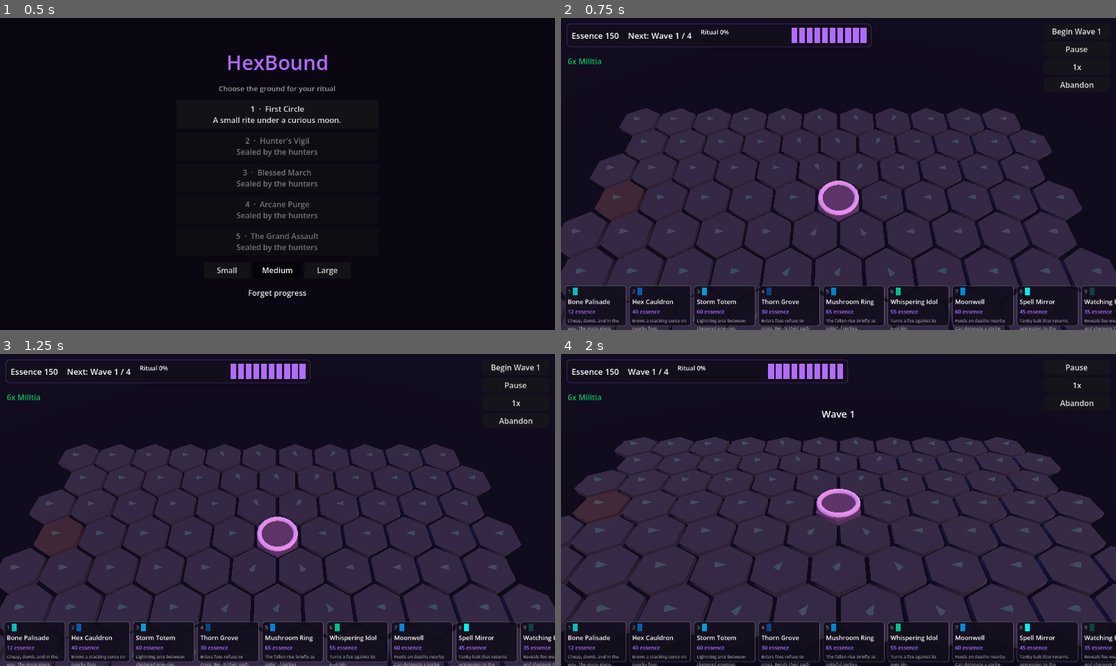
Above: before the commit, frames 1-4 (two rows, left to right).
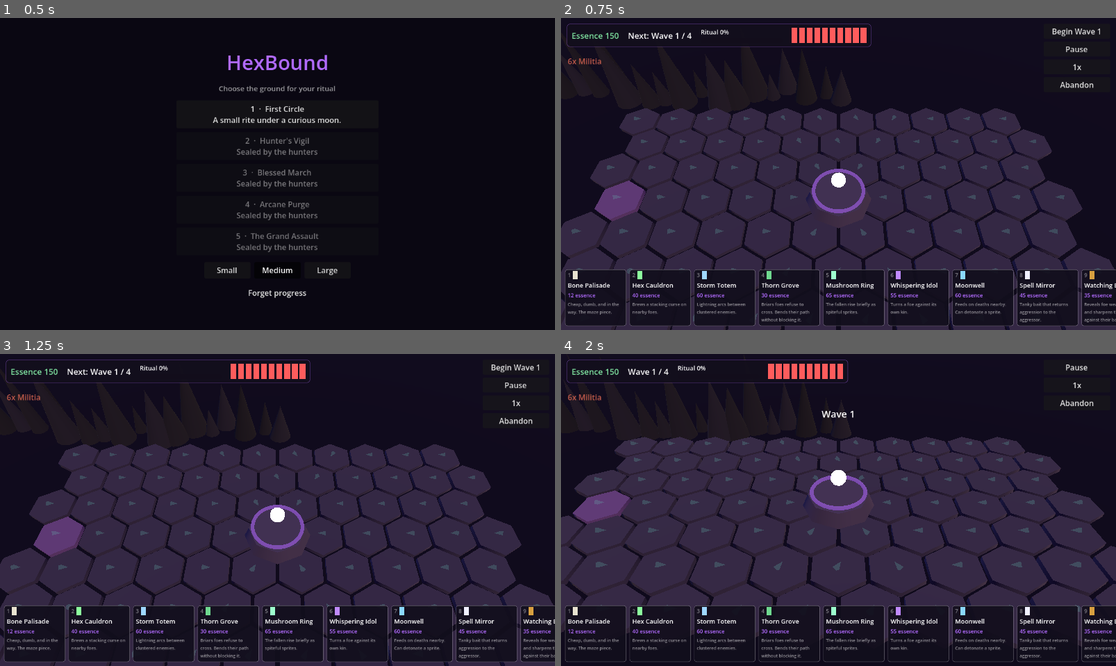
Above: after the commit, the same moments.

Repository: HaydenMay/HexBound
Game: Godot game, scene res://scenes/main.tscn
Same seed, same stepped clock (60 frames per second), same inputs: the game is played once before the commit and once after it.
Inputs:
- Up to frame 1 (0.5 s): no input
- Up to frame 2 (0.75 s): click "1 · First Circle A small rite…" at 0.5 s
- Up to frame 3 (1.25 s): no input
- Up to frame 4 (2 s): click "Begin Wave 1" at 1.25 s

Frame 1 is identical in both runs. In frame 2, 10% of the frame differs, in the area x 0-100%, y 3-100%; in frame 3, 10%; in frame 4, 10%.

Commit message:
godot 21: parity sweep - ridge to far edge (was blocking field), ts-parity ritual pedestal/ring/orb w/ progress scale + bob, tile state tinting (structure/penalty/entrance) on fieldChanged, emissive grove briars, red stability pips, green essence, def-color bitshift fix, taller palette cards, narrow-viewport controls row; desktop+mobile shots vs baseline in docs/screenshots

Diff:
--- a/godot/scripts/render/battle_view.gd
+++ b/godot/scripts/render/battle_view.gd
@@ -16,10 +16,13 @@
 var pending_hex = null
 var hover_hex = null
 var has_hover := false
-var ritual_node: MeshInstance3D
+var ritual_node: Node3D
+var ritual_orb: MeshInstance3D
+var _ritual_ring_mat: StandardMaterial3D
 var ritual_flash := 0.0
 var time := 0.0
 
+var _tiles := {}
 var _tiles_root: Node3D
 var _towers := {}
 var _enemies := {}
@@ -40,6 +43,7 @@
 
 func _on_field_changed(_p = null) -> void:
 	_rebuild_arrows()
+	_rebuild_tile_colors()
 
 
 func setup(config: Dictionary) -> void:
@@ -123,8 +127,6 @@
 func _build_field(config: Dictionary) -> void:
 	var cols := int(config["cols"])
 	var rows := int(config["rows"])
-	var entrance: Dictionary = config["entrance"]
-	var ritual: Dictionary = config["ritual"]
 	var tile := CylinderMesh.new()
 	tile.top_radius = 0.92
 	tile.bottom_radius = 0.92
@@ -137,39 +139,89 @@
 			var t := MeshInstance3D.new()
 			t.mesh = tile
 			var m := StandardMaterial3D.new()
-			var base := Color(0.17, 0.14, 0.26)
-			if HexLib.same_hex(c, ritual):
-				base = Color(0.29, 0.16, 0.35)
-				m.emission_enabled = true
-				m.emission = base
-				m.emission_energy_multiplier = 0.7
-			elif HexLib.same_hex(c, entrance):
-				base = Color(0.22, 0.13, 0.2)
-			m.albedo_color = base
+			m.albedo_color = Color(0.169, 0.137, 0.259)
 			t.material_override = m
 			t.position = Vector3(w["x"], -TILE_H / 2, w["z"])
 			_tiles_root.add_child(t)
+			_tiles[SimGame._hex_key(c)] = t
+	_rebuild_tile_colors()
+	_build_ritual(config)
+
+
+func _rebuild_tile_colors() -> void:
+	if sim == null:
+		return
+	var g := sim.grid
+	for row in g.rows:
+		for col in g.cols:
+			var c := {"col": col, "row": row}
+			var t: MeshInstance3D = _tiles.get(SimGame._hex_key(c))
+			if t == null:
+				continue
+			var col_hex := Color(0.169, 0.137, 0.259)
+			if g.structure_at(c) != null:
+				col_hex = Color(0.122, 0.098, 0.188)
+			elif g.penalty_at(c) > 0.0:
+				col_hex = Color(0.153, 0.251, 0.184)
+			elif HexLib.same_hex(c, g.entrance):
+				col_hex = Color(0.353, 0.227, 0.478)
+			elif HexLib.same_hex(c, g.ritual):
+				col_hex = Color(0.29, 0.165, 0.353)
+			(t.material_override as StandardMaterial3D).albedo_color = col_hex
+
+
+func _build_ritual(config: Dictionary) -> void:
+	var ritual: Dictionary = config["ritual"]
 	var rw := HexLib.hex_to_world(ritual)
-	ritual_node = MeshInstance3D.new()
-	var ring := TorusMesh.new()
-	ring.inner_radius = 0.62
-	ring.outer_radius = 0.8
-	ritual_node.mesh = ring
-	var rm := StandardMaterial3D.new()
-	rm.albedo_color = Color(0.75, 0.5, 0.85)
-	rm.emission_enabled = true
-	rm.emission = Color(0.75, 0.5, 0.85)
-	rm.emission_energy_multiplier = 1.2
-	ritual_node.material_override = rm
-	ritual_node.position = Vector3(rw["x"], 0.12, rw["z"])
-	_tiles_root.add_child(ritual_node)
+	ritual_node = Node3D.new()
+	ritual_node.position = Vector3(rw["x"], 0.0, rw["z"])
+	add_child(ritual_node)
+	var pedestal := MeshInstance3D.new()
+	var ped := CylinderMesh.new()
+	ped.top_radius = 1.1
+	ped.bottom_radius = 1.3
+	ped.height = 0.5
+	ped.radial_segments = 8
+	pedestal.mesh = ped
+	var pm := StandardMaterial3D.new()
+	pm.albedo_color = Color(0.227, 0.184, 0.322)
+	pedestal.material_override = pm
+	pedestal.position.y = 0.25
+	ritual_node.add_child(pedestal)
+	var ring := MeshInstance3D.new()
+	var torus := TorusMesh.new()
+	torus.inner_radius = 0.88
+	torus.outer_radius = 1.02
+	ring.mesh = torus
+	_ritual_ring_mat = StandardMaterial3D.new()
+	_ritual_ring_mat.albedo_color = Color(0.165, 0.102, 0.243)
+	_ritual_ring_mat.emission_enabled = true
+	_ritual_ring_mat.emission = Color(0.698, 0.42, 1.0)
+	_ritual_ring_mat.emission_energy_multiplier = 1.0
+	ring.material_override = _ritual_ring_mat
+	ring.position.y = 0.62
+	ritual_node.add_child(ring)
+	ritual_orb = MeshInstance3D.new()
+	var orb := SphereMesh.new()
+	orb.radius = 0.28
+	orb.height = 0.56
+	orb.radial_segments = 14
+	orb.rings = 7
+	ritual_orb.mesh = orb
+	var om := StandardMaterial3D.new()
+	om.albedo_color = Color(0.227, 0.165, 0.333)
+	om.emission_enabled = true
+	om.emission = Color(0.847, 0.667, 1.0)
+	om.emission_energy_multiplier = 2.0
+	ritual_orb.material_override = om
+	ritual_orb.position.y = 1.2
+	ritual_node.add_child(ritual_orb)
 
 
 func _build_ridge(config: Dictionary) -> void:
 	var cols := int(config["cols"])
-	var rows := int(config["rows"])
 	var width := float(cols) * HexLib.SQRT3 + 3.0
-	var back_z := float(rows) * 1.5 + 2.2
+	var back_z := -2.2
 	var rng := RandomNumberGenerator.new()
 	rng.seed = 7
 	for i in int(width / 0.9):
@@ -310,7 +362,10 @@
 		n.rotation.z = sin(time * 1.4 + r["phase"]) * 0.05
 
 	var pulse := 0.7 + (game.progress / 100.0) * 1.6 + ritual_flash * 3.0
-	(ritual_node.material_override as StandardMaterial3D).emission_energy_multiplier = pulse
+	_ritual_ring_mat.emission_energy_multiplier = pulse
+	ritual_orb.position.y = 1.2 + sin(time * 2.2) * 0.12
+	ritual_orb.rotation.y += dt * 1.5
+	ritual_orb.scale = Vector3.ONE * (1.0 + (game.progress / 100.0) * 0.6 + ritual_flash * 0.35)
 	ritual_flash = maxf(ritual_flash - dt * 1.6, 0.0)
 
 	_select_ring.rotation.y += dt * 0.8
--- a/godot/scripts/render/tower_mesh.gd
+++ b/godot/scripts/render/tower_mesh.gd
@@ -66,7 +66,7 @@
 				briar.radius = 0.16
 				briar.height = 0.32
 				var a := TAU * float(i) / 4.0
-				root.add_child(_mesh_node(briar, _mat(accent.darkened(0.35)), Vector3(cos(a) * 0.26, 0.26, sin(a) * 0.26)))
+				root.add_child(_mesh_node(briar, _mat(Color(0.16, 0.29, 0.22), Color(0.62, 1.0, 0.81), 1.5), Vector3(cos(a) * 0.26, 0.26, sin(a) * 0.26)))
 		"ring":
 			for i in 5:
 				var a := TAU * float(i) / 5.0
--- a/godot/scripts/ui/hud.gd
+++ b/godot/scripts/ui/hud.gd
@@ -85,6 +85,7 @@
 	tb.add_theme_constant_override("separation", 18)
 	topbar.add_child(tb)
 	essence_label = _label("Essence 0", 17)
+	essence_label.add_theme_color_override("font_color", Color(0.498, 0.89, 0.627))
 	tb.add_child(essence_label)
 	wave_label = _label("Next: Wave 1 / 1", 17)
 	tb.add_child(wave_label)
@@ -136,12 +137,14 @@
 	var abandon_btn := _button("Abandon")
 	abandon_btn.pressed.connect(func(): get_tree().reload_current_scene())
 	controls.add_child(abandon_btn)
+	if root.get_viewport().get_visible_rect().size.x < 620.0:
+		controls.position.y = 72.0
 
 	var palette_wrap := VBoxContainer.new()
 	palette_wrap.set_anchors_preset(Control.PRESET_BOTTOM_WIDE)
 	palette_wrap.offset_left = 8
 	palette_wrap.offset_right = -8
-	palette_wrap.offset_top = -132
+	palette_wrap.offset_top = -168
 	palette_wrap.offset_bottom = -8
 	palette_wrap.alignment = BoxContainer.ALIGNMENT_END
 	palette_wrap.mouse_filter = Control.MOUSE_FILTER_IGNORE
@@ -159,7 +162,7 @@
 		var def: Dictionary = StructuresData.DEFS[id]
 		var card := Button.new()
 		card.toggle_mode = true
-		card.custom_minimum_size = Vector2(128, 84)
+		card.custom_minimum_size = Vector2(128, 118)
 		card.add_theme_stylebox_override("normal", _card_style(false))
 		card.add_theme_stylebox_override("hover", _card_style(false))
 		card.add_theme_stylebox_override("pressed", _card_style(true))
@@ -179,7 +182,7 @@
 		key_lab.modulate = Color(1, 1, 1, 0.45)
 		key_row.add_child(key_lab)
 		var gem := ColorRect.new()
-		gem.color = Color(int(def["color"]))
+		gem.color = _def_color(int(def["color"]))
 		gem.custom_minimum_size = Vector2(10, 10)
 		key_row.add_child(gem)
 		var name_lab := _label(def["name"], 13)
@@ -303,6 +306,10 @@
 	v.add_child(enemy_body)
 
 
+func _def_color(v: int) -> Color:
+	return Color8((v >> 16) & 255, (v >> 8) & 255, v & 255)
+
+
 func _panel_style() -> StyleBoxFlat:
 	var s := StyleBoxFlat.new()
 	s.bg_color = PANEL_BG
@@ -439,7 +446,7 @@
 	ritual_label.text = "Ritual %d%%" % int(floorf(game.progress))
 
 	for i in pips.size():
-		pips[i].color = ACCENT if i < game.stability else Color(1, 1, 1, 0.12)
+		pips[i].color = Color(1.0, 0.36, 0.36) if i < game.stability else Color(1, 1, 1, 0.12)
 
 	if game.phase == "building":
 		render_preview()
@@ -479,7 +486,7 @@
 	var parts: Array = []
 	for gr in wave["groups"]:
 		var def: Dictionary = EnemiesData.DEFS[gr["enemy"]]
-		var hex: String = Color(int(def["color"])).to_html(false)
+		var hex: String = _def_color(int(def["color"])).to_html(false)
 		parts.append("[color=#%s]%dx %s[/color]" % [hex, int(gr["count"]), def["name"]])
 	preview_box.text = "  ".join(parts)
 
Not shown, added: docs/screenshots/godot-battle-desktop.png
Not shown, added: docs/screenshots/godot-battle-mobile.png
